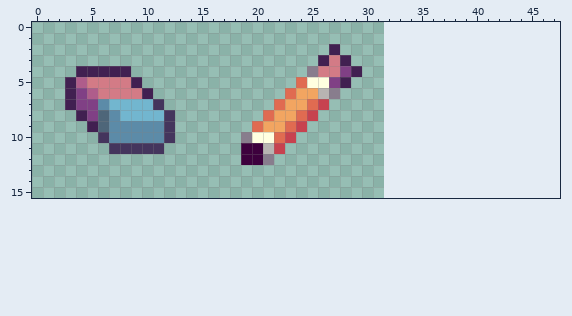
Two states of a pixel-art sprite, public/sprites/editor-tools.png. Above: the version before the commit.
The file is 32x16 pixels. The old version is drawn lined up with the new one, on the new canvas.
After:
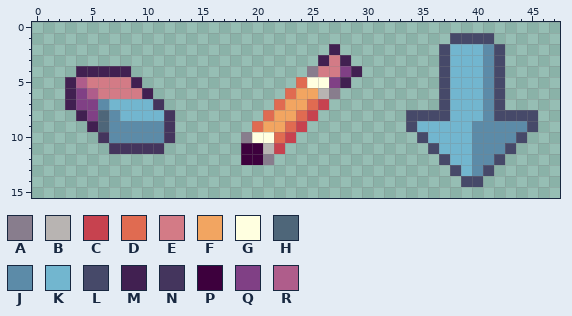
Palette (. is transparent): A #887d8d  B #b8b4b2  C #c7424f  D #e06b51  E #d37b86  F #f2a561  G #ffffe0  H #4e6679  J #5c8ba8  K #72b6cf  L #464969  M #412051  N #44355d  P #3d003d  Q #804085  R #af5d8b
The author wrote: :lipstick: Stylise editor's toolkit
From old to new:
canvas 32x16 -> 48x16
@@ x 32..47 @@
  0 ................
- 1 ................
- 2 ................
- 3 ................
- 4 ................
- 5 ................
- 6 ................
- 7 ................
- 8 ................
- 9 ................
-10 ................
-11 ................
-12 ................
-13 ................
-14 ................
+ 1 ......LLLL......
+ 2 .....LKKKJL.....
+ 3 .....LKKKJL.....
+ 4 .....LKKKJL.....
+ 5 .....LKKKJL.....
+ 6 .....LKKKJL.....
+ 7 .....LKKKJL.....
+ 8 ..LLLLKKKJLLLL..
+ 9 ..LKKKKKJJJJJL..
+10 ...LKKKKJJJJL...
+11 ....LKKKJJJL....
+12 .....LKKJJL.....
+13 ......LKJL......
+14 .......LL.......
 15 ................
Boxes around the changes in both pictures, in picture pixels (x1, y1, x2, y2):
added: (406, 33, 538, 187)
